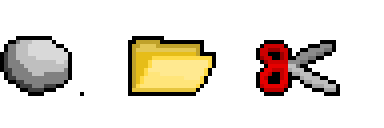
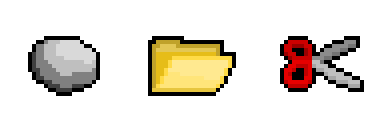
Two versions of the same layered image (384px x 128px). Layer-by-layer changes:
painted on "Layer 1" over [0, 36, 364, 96]
